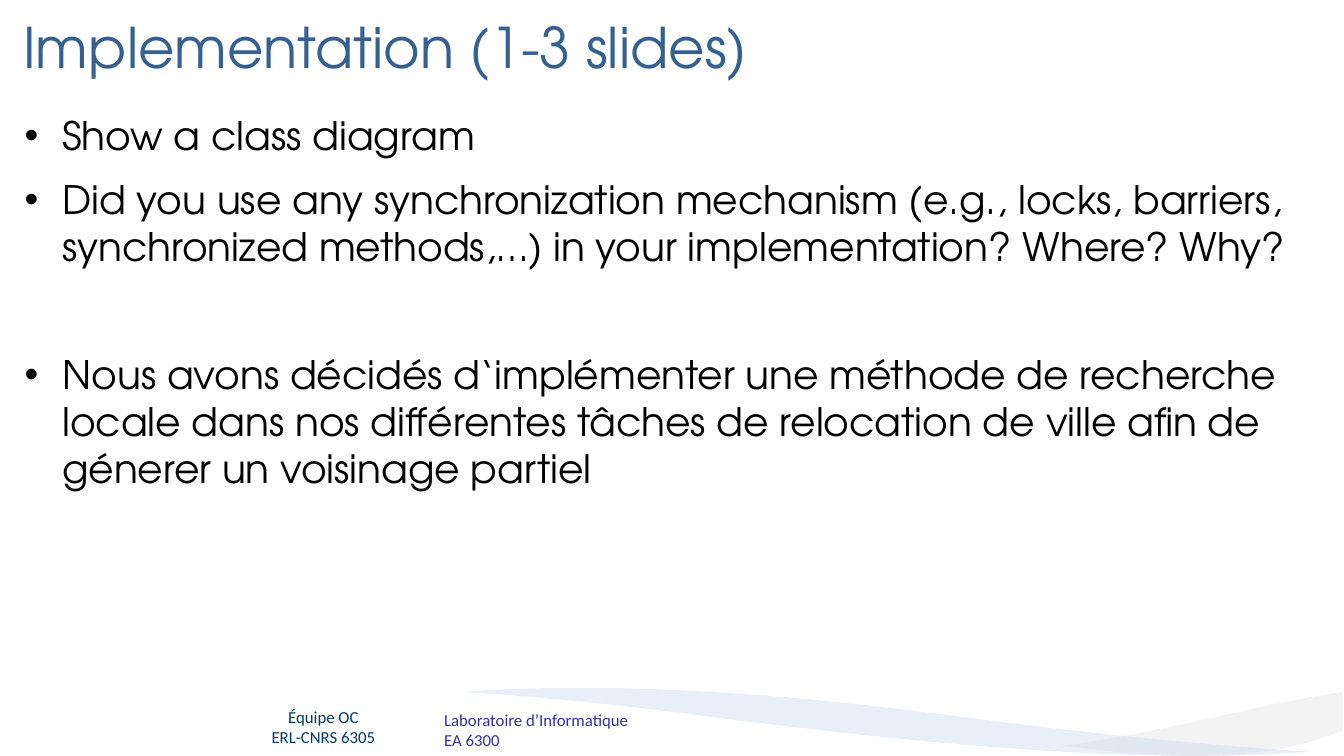
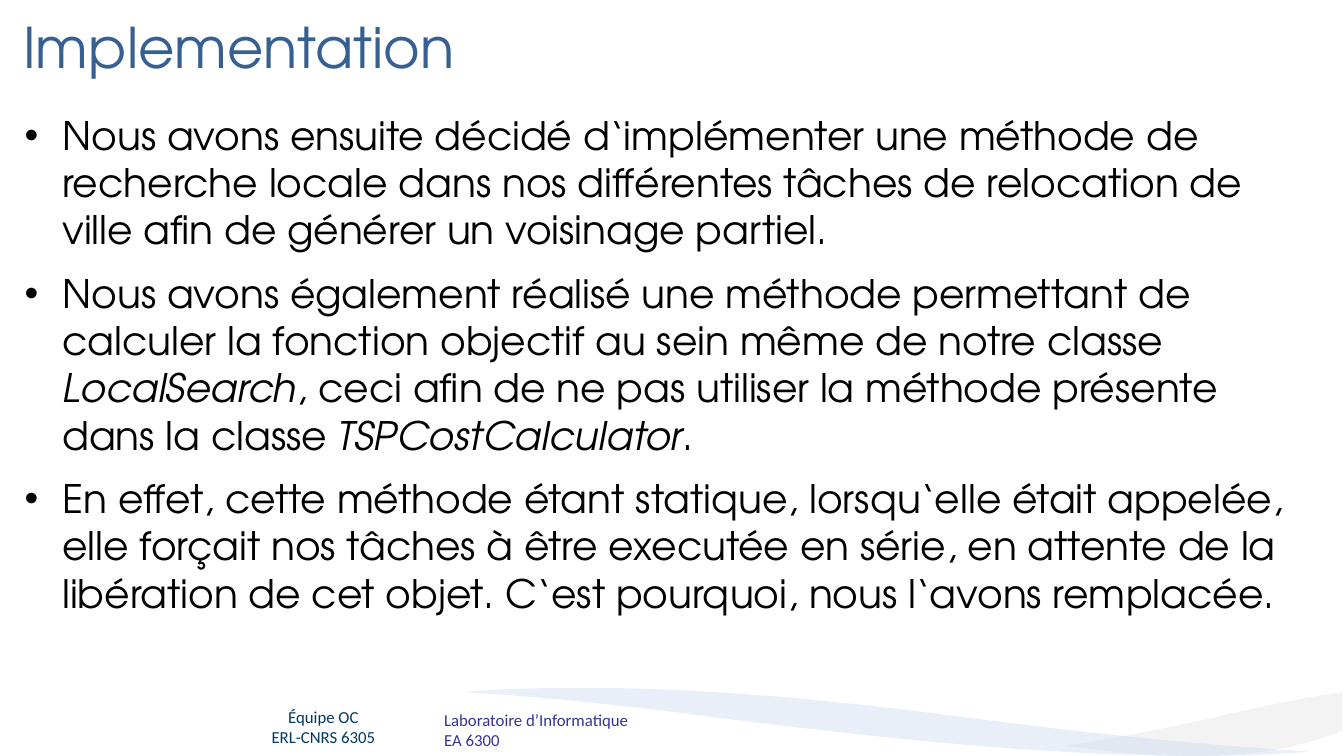
Before and after one commit to T0mat1/ASR_TSP, a slide deck: slide 7 of presentation.pptx (slide 6 before the commit). Drawn at 1344x756 pixels with LibreOffice and Linux fonts; fonts in the diff are those of the drawing; background and template pictures are left out. Boxes give left, top, right and bottom in pixels: in the first picture for what was removed or moved away, otherwise in the second. Text is boxed around its words. In the diff, an @@ line names an element or a change of style, - is before the commit and + after.

Commit message:
update ppt

```diff
--- a/presentation.pptx
+++ b/presentation.pptx
@@ title at box(23, 26, 454, 79): text changed @@
-Implementation (1-3 slides)
+Implementation
@@ text at box(62, 120, 1283, 616): text changed @@
-• Show a class diagram
-• Did you use any synchronization mechanism (e.g., locks, barriers, synchronized methods,…) in your implementation? Where? Why?
-• Nous avons décidés d‘implémenter une méthode de recherche locale dans nos différentes tâches de relocation de ville afin de génerer un voisinage partiel
+• Nous avons ensuite décidé d‘implémenter une méthode de recherche locale dans nos différentes tâches de relocation de ville afin de générer un voisinage partiel.
+• Nous avons également réalisé une méthode permettant de calculer la fonction objectif au sein même de notre classe LocalSearch, ceci afin de ne pas utiliser la méthode présente dans la classe TSPCostCalculator.
+• En effet, cette méthode étant statique, lorsqu‘elle était appelée, elle forçait nos tâches à être executée en série, en attente de la libération de cet objet. C‘est pourquoi, nous l‘avons remplacée.
```
Also in this commit, not shown: 1 slide added.
